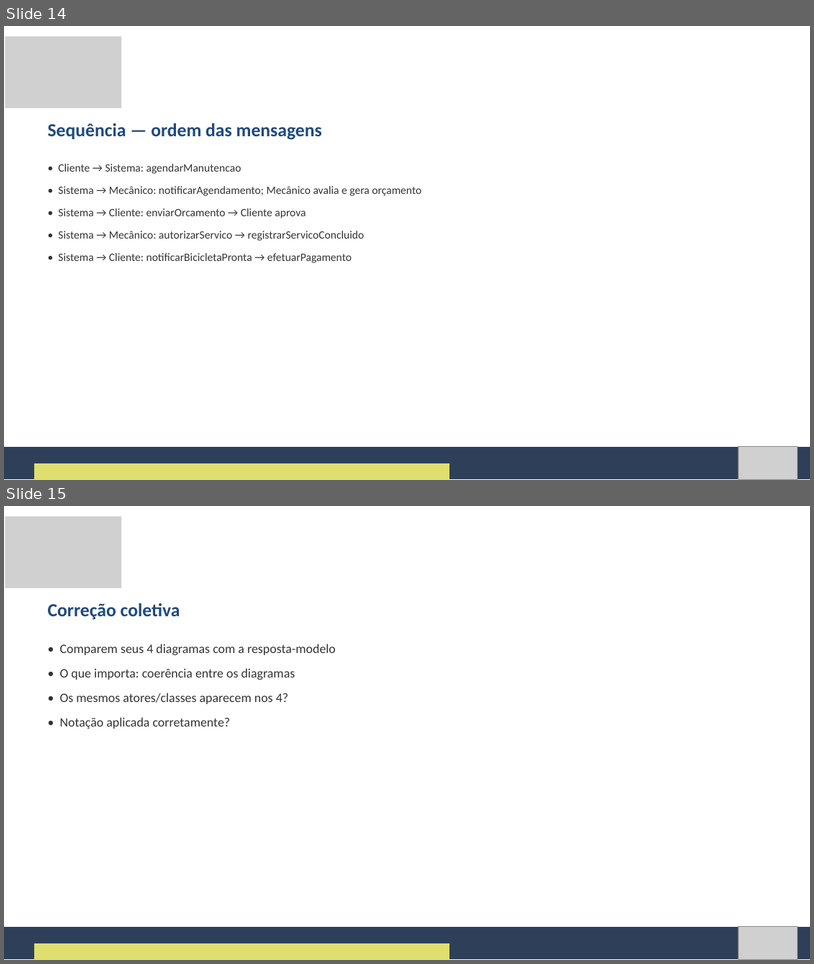
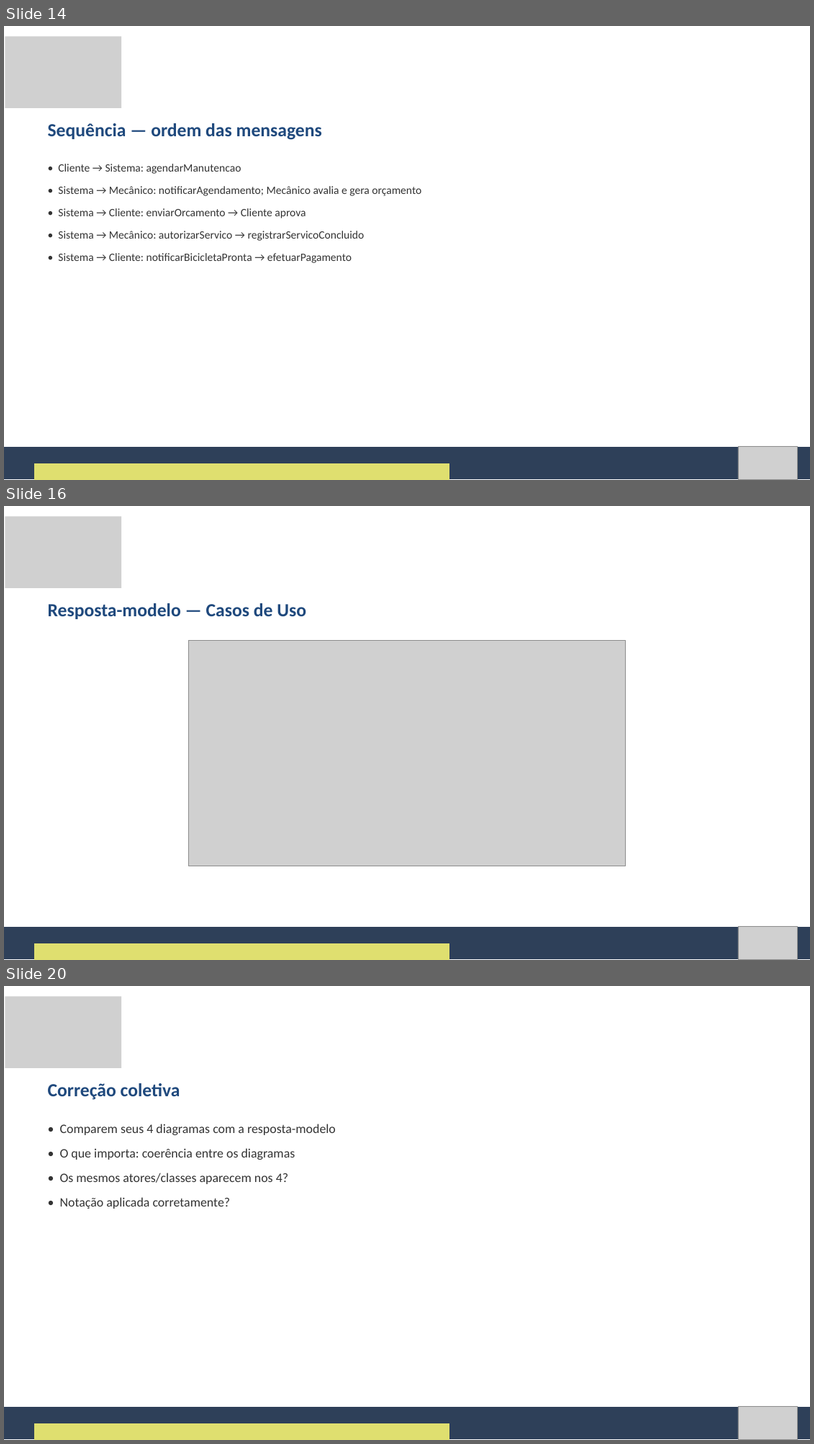
Before and after one commit to Natan20/Curso-Modelagem-De-Sistemas-Material, a slide deck: Aula 09 - 15-10-2026/Aula 9 - Slides.pptx. Shown one above the other, each under a label of ours: slides 14 and 15 before the commit, slides 14, 16 and 20 after it; the slides between them are not shown. The pictures are 814x964 and 814x1444 pixels, drawn with LibreOffice and Linux fonts; fonts in the diff are those of the drawing; grey boxes stand for pictures. Boxes give left, top, right and bottom in pixels: in the first picture for what was removed or moved away, otherwise in the second. Text is boxed around its words. In the diff, an @@ line names an element or a change of style, - is before the commit and + after.

Commit message:
Adiciona diagramas visuais faltantes nas aulas de UML, UX e Canvas
As Aulas 4-11 e 14 pediam para reproduzir/comparar diagramas (casos de
uso, classes, atividades, sequencia, wireframe, canvas de modelo de
negocio) que nunca apareciam de fato nos slides ou na apostila - so
existiam como instrucao em texto. Esta atualizacao adiciona as imagens
correspondentes nos slides e nas apostilas dessas aulas.

```diff
--- a/Aula 09 - 15-10-2026/Aula 9 - Slides.pptx
+++ b/Aula 09 - 15-10-2026/Aula 9 - Slides.pptx
@@ slide 16 added at (4, 506, 810, 960), background #FFFFFF @@
@@ picture added at (5, 517, 121, 588) @@
@@ text added at (48, 603, 306, 619), 33 pt, text #1F497D, bold @@
+Resposta-modelo — Casos de Uso
@@ picture added at (188, 641, 626, 866) @@
@@ freeform shape added at (4, 926, 810, 959), fill #2E4059 @@
@@ picture added at (738, 926, 798, 959) @@
@@ freeform shape added at (34, 944, 450, 960), fill #DFDF6F @@
@@ what was slide 15 is now slide 20 @@
```
Also in this commit, not shown: 4 other slides added, 18 other files.
